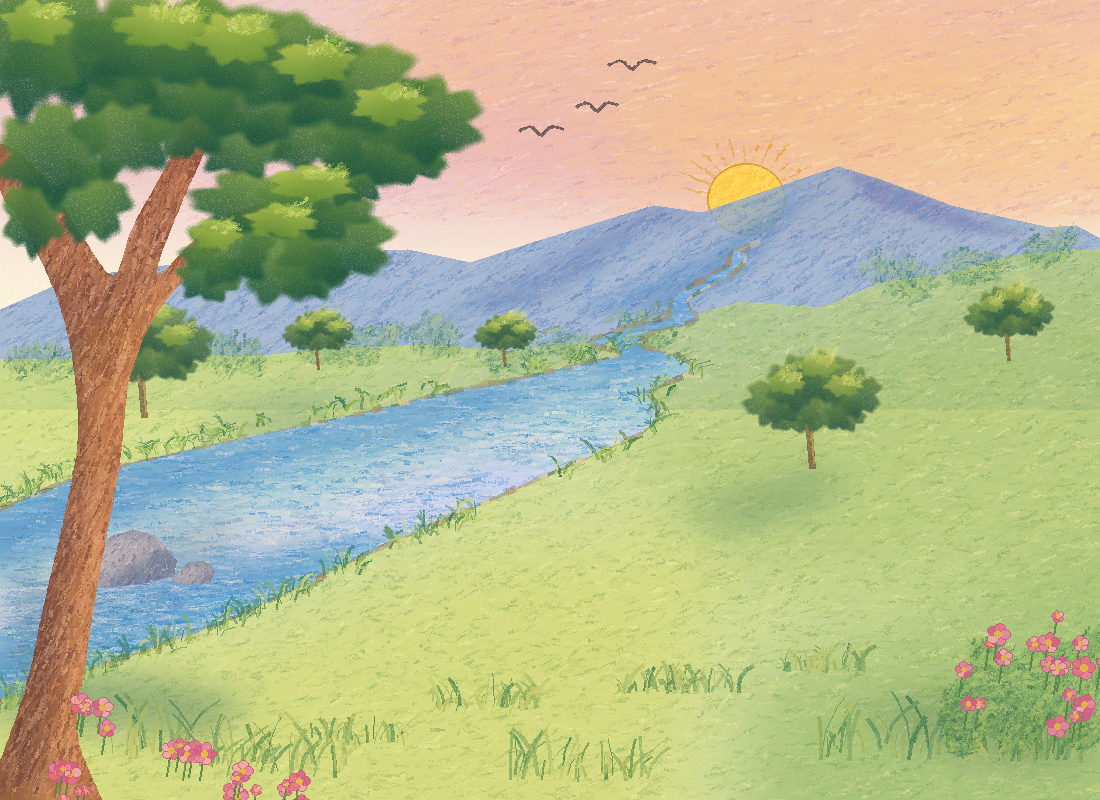
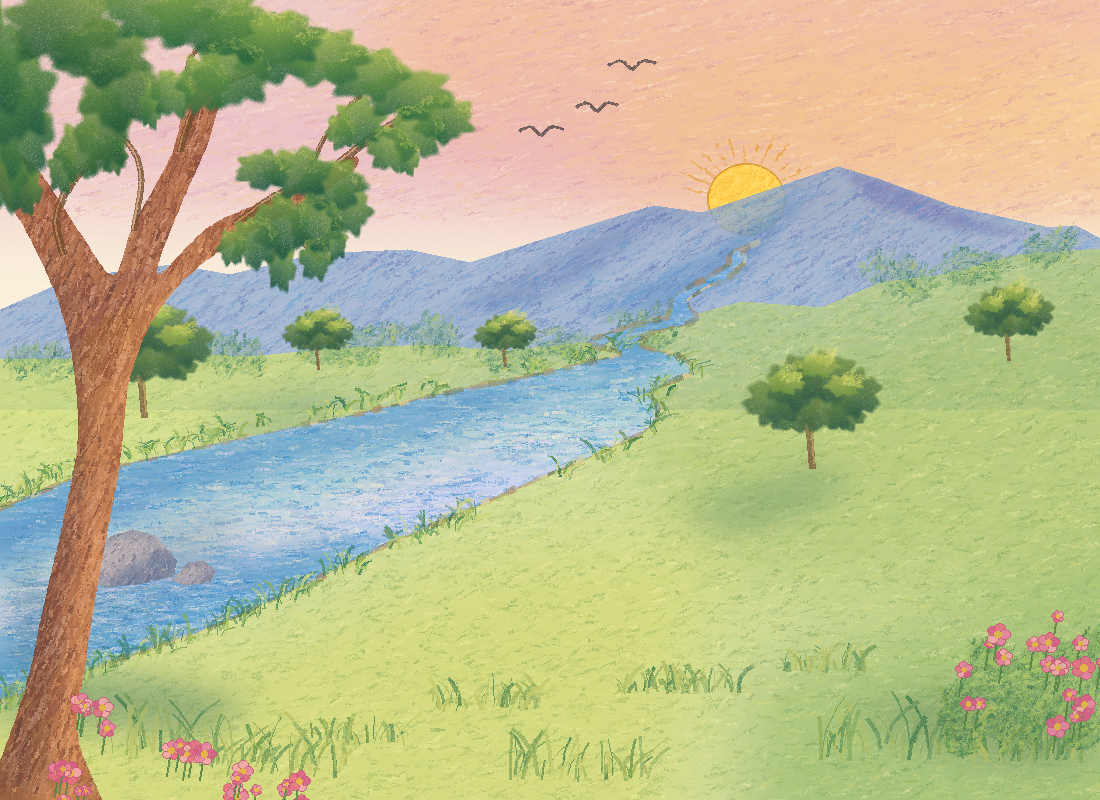
Comparing the layer stacks of the two 1100px x 800px images. Changes:
painted on "Yellow-green leaf marks" over 0, 0, 488, 309
painted on "Canopy shadow marks" over 0, 0, 488, 309
painted on "Trunk and branches" over 0, 41, 448, 309
